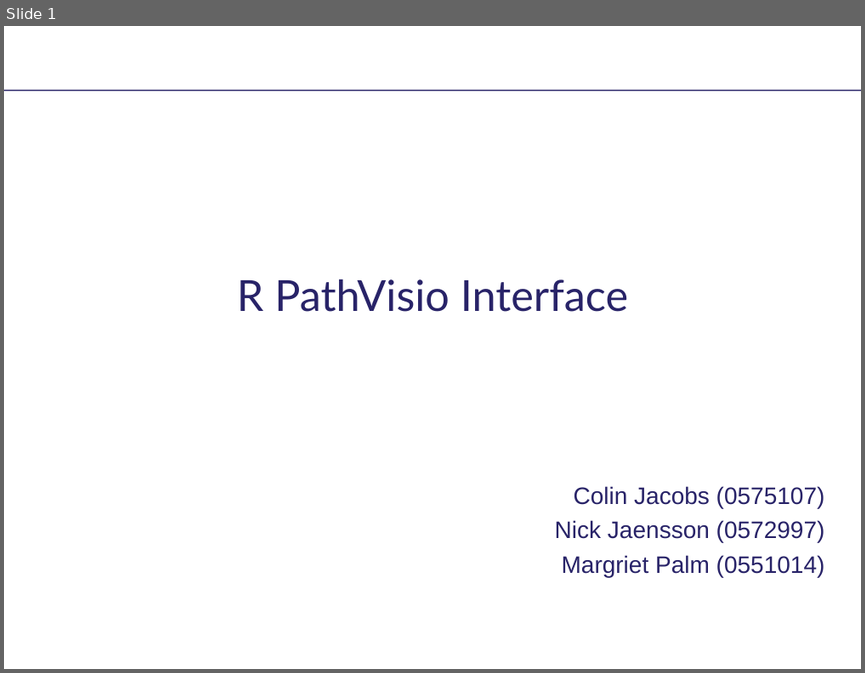
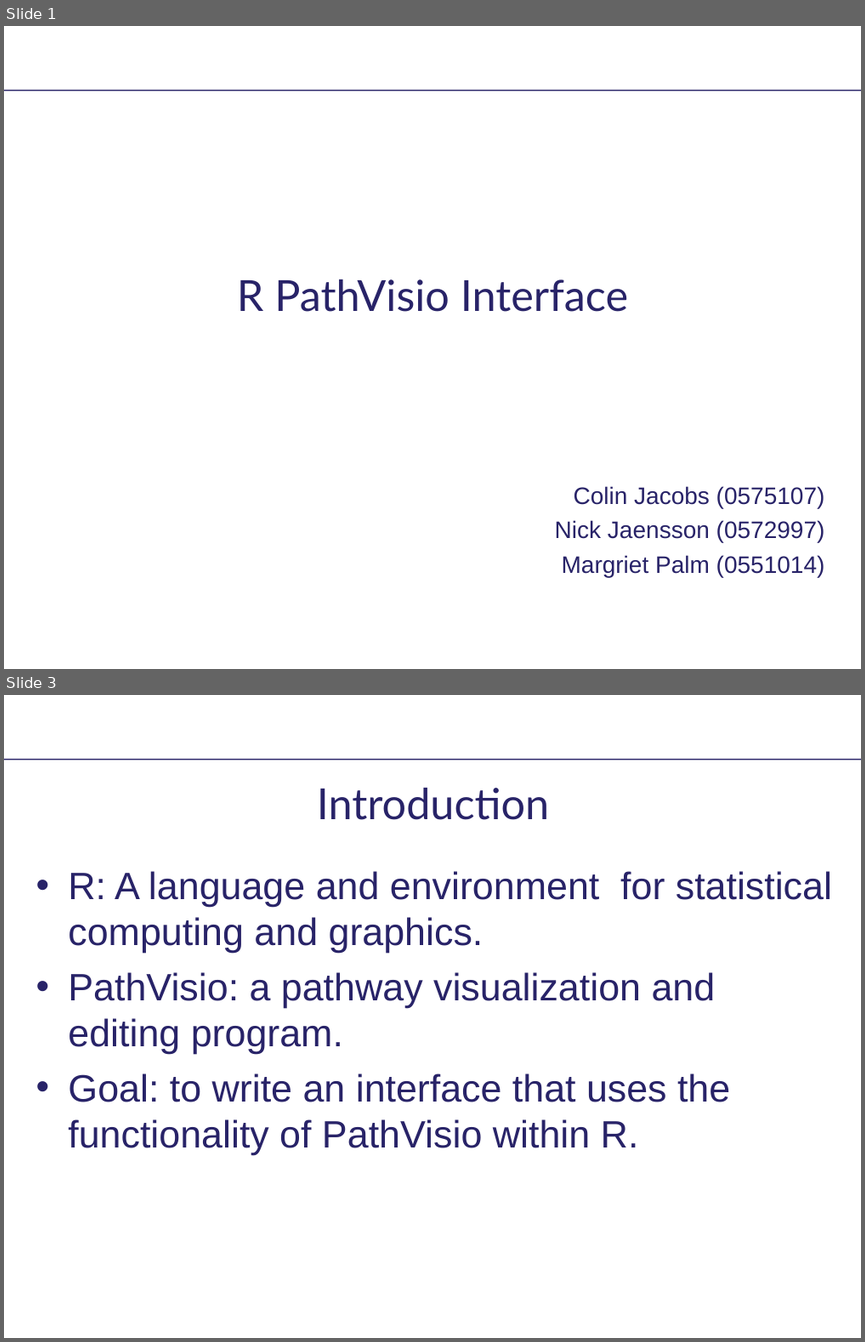
Before and after one commit to kozo2/pathvisio, a slide deck: branches/ifp06b/Presentation/presentatie_project_bigcat.ppt. Shown one above the other, each under a label of ours: slide 1 before the commit, slides 1 and 3 after it; the slides between them are not shown. The pictures are 865x673 and 865x1342 pixels, drawn with LibreOffice and Linux fonts; fonts in the diff are those of the drawing; background and template pictures are left out. Boxes give left, top, right and bottom in pixels: in the first picture for what was removed or moved away, otherwise in the second. Text is boxed around its words. In the diff, an @@ line names an element or a change of style, - is before the commit and + after.

```diff
--- a/branches/ifp06b/Presentation/presentatie_project_bigcat.ppt
+++ b/branches/ifp06b/Presentation/presentatie_project_bigcat.ppt
@@ slide 3 added at box(4, 695, 861, 1338), background #FFFFFF; not listed: 1 template element that a slide beside it also shows @@
@@ title added at box(317, 788, 549, 820), 36 pt, text #282368 @@
+Introduction
@@ text added at box(68, 871, 832, 1155), 32 pt, text #282368 @@
+• R: A language and environment for statistical computing and graphics.
+• PathVisio: a pathway visualization and editing program.
+• Goal: to write an interface that uses the functionality of PathVisio within R.
```
Also in this commit, not shown: 3 slides changed, 2 other slides added, 3 slides removed.
